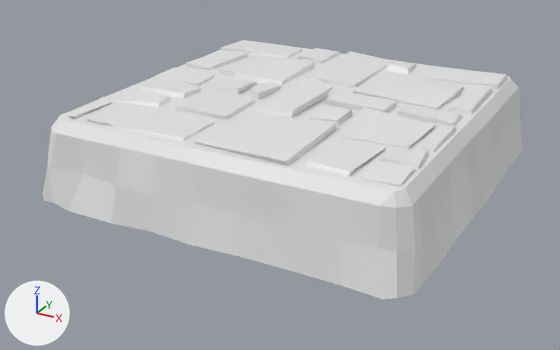
What one commit did to the glTF model StoneGround.glb.
One viewpoint serves both versions: a 50 mm lens placed at (4.19, -8.24, 3.35), pointed at (-0.15, -0.35, -0.6). The lights are fixed; the arrows at lower left show +X, +Y and +Z. The picture after the commit comes second. Where no turn or scale is listed for an object, it has been applied to the vertices. Vertices at exactly the same position are counted once.
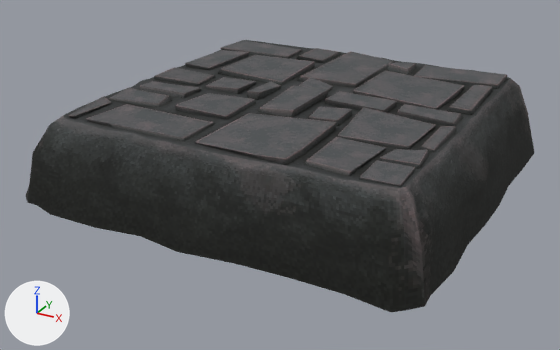
Commit message: Updated ground model

Location of each change, [x1, y1, x2, y2] in pixels of the pictures (560 x 350 px; the box of a moved part takes in the faces that stretch with it):
```json
{"object": "Plane", "change": "recoloured, reshaped, surface changed", "before": [42, 40, 523, 299], "after": [25, 40, 534, 312], "on screen": "white to grey"}
{"part": 1, "of": "me_plane", "change": "moved or reshaped", "before": [42, 40, 523, 299], "after": [25, 40, 534, 312]}
{"part": 2, "of": "me_plane", "change": "moved or reshaped", "before": [231, 51, 464, 103], "after": [231, 51, 464, 103]}
{"part": 3, "of": "me_plane", "change": "surface changed", "before": [42, 40, 523, 299], "after": [25, 40, 534, 312], "on screen": "white to grey"}
```

Scene script edits in JSON lines:
```json
{"op": "add", "block": "img_stonegroundalbedo", "code": ["img_stonegroundalbedo = load_image('StoneGroundALBEDO', '_unpacked/StoneGroundALBEDO', 256, 256, 'sRGB')"]}
{"op": "add", "block": "mat_stone_ground", "code": ["mat_stone_ground = bpy.data.materials.new('Stone Ground')", "# uses the picture img_stonegroundalbedo"]}
{"block": "me_plane", "where": "# used by ob_plane; location = (0.0, 0.0, 0.371)"}
{"op": "remove", "block": "me_plane", "code": "me_plane.from_pydata(...)  # 727 vertices, 1450 faces; spans x -2.44..2.35, y -2.4..2.36, z -0.99..0.1"}
{"op": "add", "block": "me_plane", "code": "me_plane.from_pydata(...)  # 727 vertices, 1450 faces; spans x -2.62..2.5, y -2.58..2.5, z -0.98..0.1"}
{"block": "me_plane", "change": "me_plane part 1: 288 of 727 vertices moved; they spanned x -2.44..2.35, y -2.4..2.36, z -0.99..0.06 and now span x -2.62..2.5, y -2.58..2.5, z -0.98..0.06; mean shift (0.0, 0.0, 0.03); largest move (0.09, 2.28, -0.55) -> (0.23, 2.38, -0.32)"}
{"block": "me_plane", "change": "me_plane part 2: 20 of 727 vertices moved; they spanned x -1.17..1.3, y 0.52..1.53, z 0.0..0.07 and now span x -1.17..1.3, y 0.57..1.55, z 0.0..0.07; mean shift (0.0, 0.03, 0.0); largest move (-0.11, 1.43, 0.05) -> (-0.1, 1.53, 0.05)"}
{"block": "me_plane", "change": "me_plane part 3: texture (UV) coordinates of 1450 of 1450 faces, centred in x -2.38..2.3, y -2.37..2.32, z -0.99..0.08, changed; they spanned u 0.0..1.0, v 0.0..1.0 and now span u 0.01..0.99, v 0.02..0.96"}
{"op": "add", "block": "me_plane", "code": "me_plane.materials.append(mat_stone_ground)"}
```
